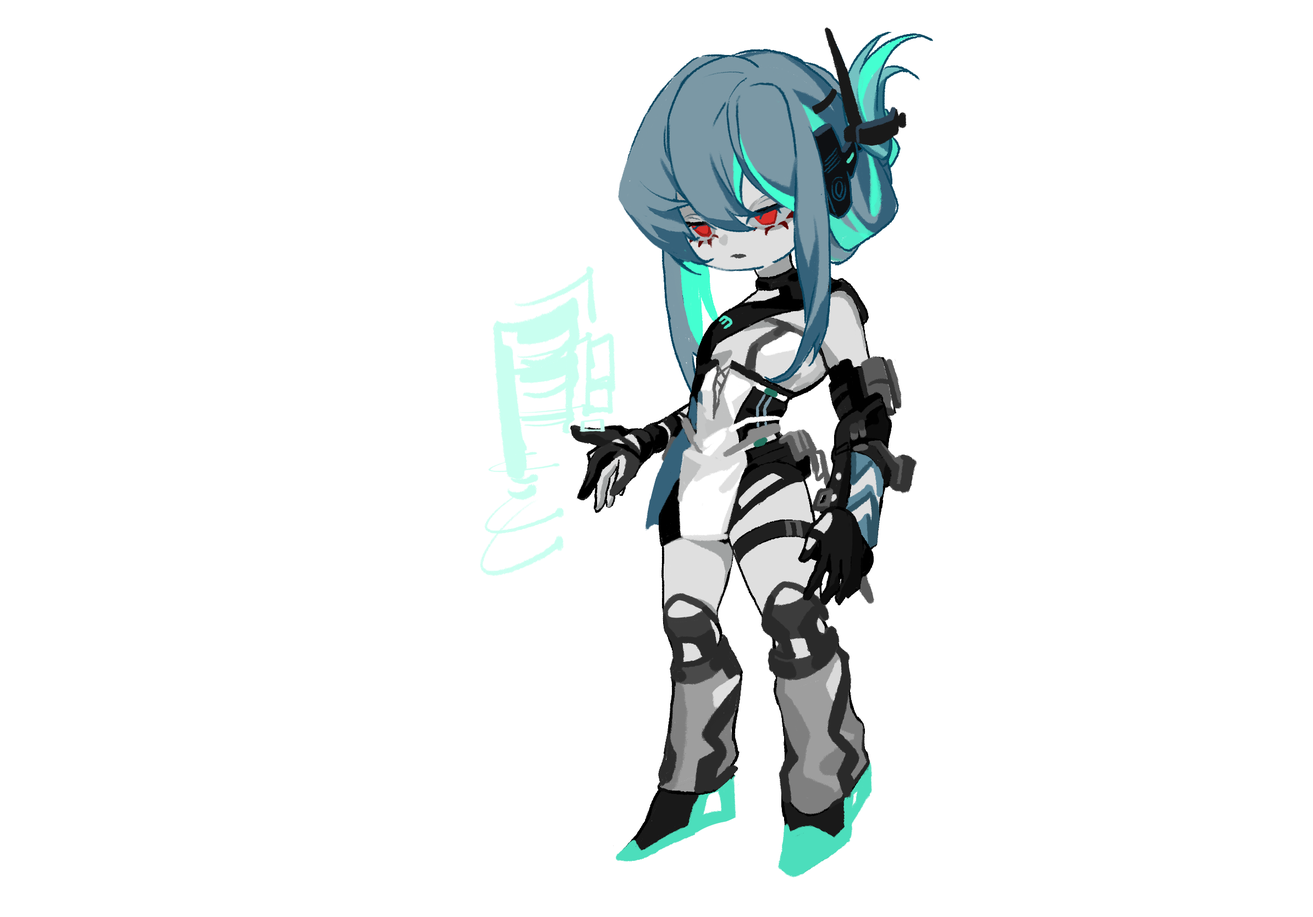
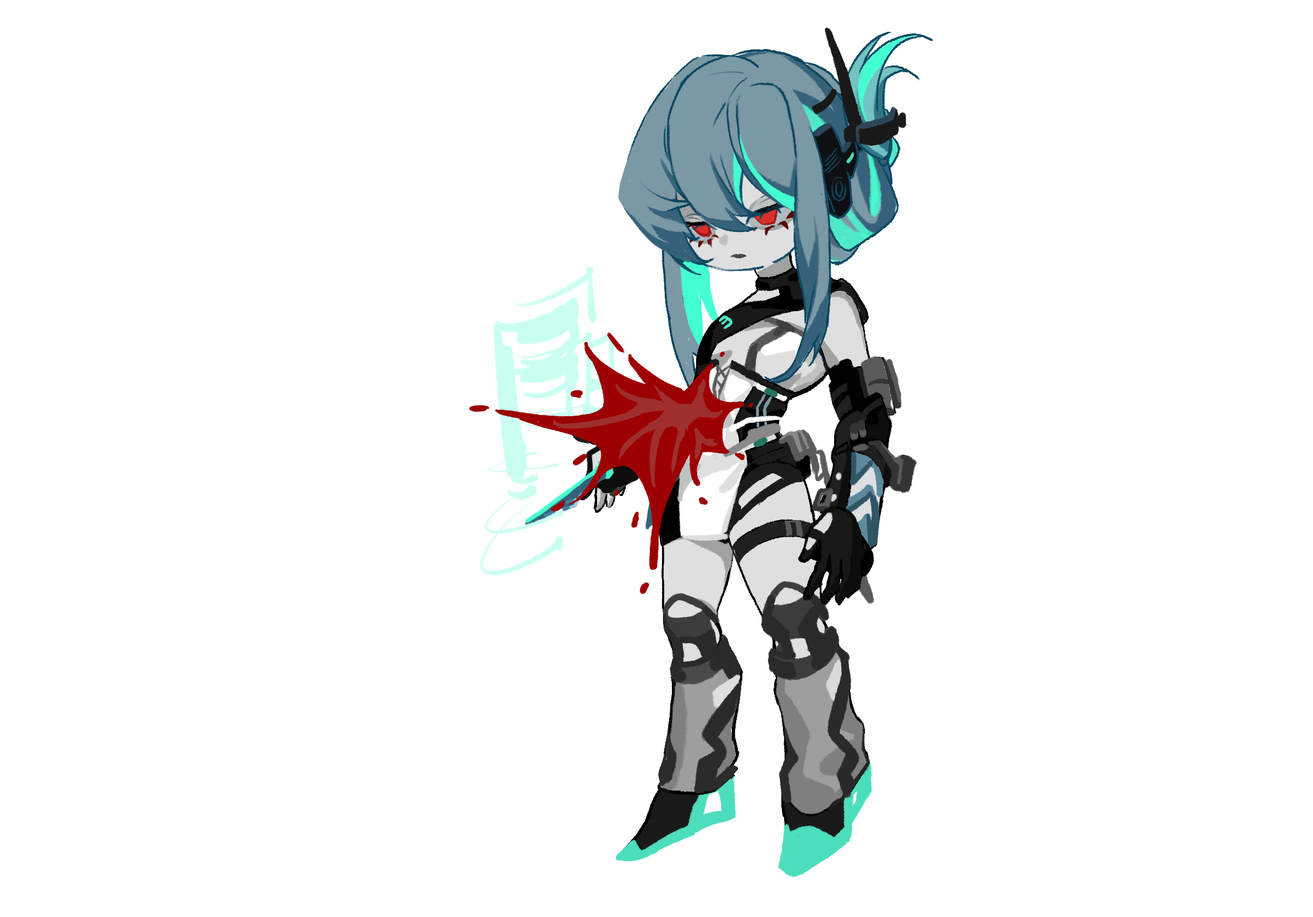
Layers edited between the first and the second 1313 × 917 image:
added layer "blood" above "suspention window1" over (468, 331, 754, 595)
added layer "left hand 3" above "left hand 2" over (524, 428, 657, 527)
